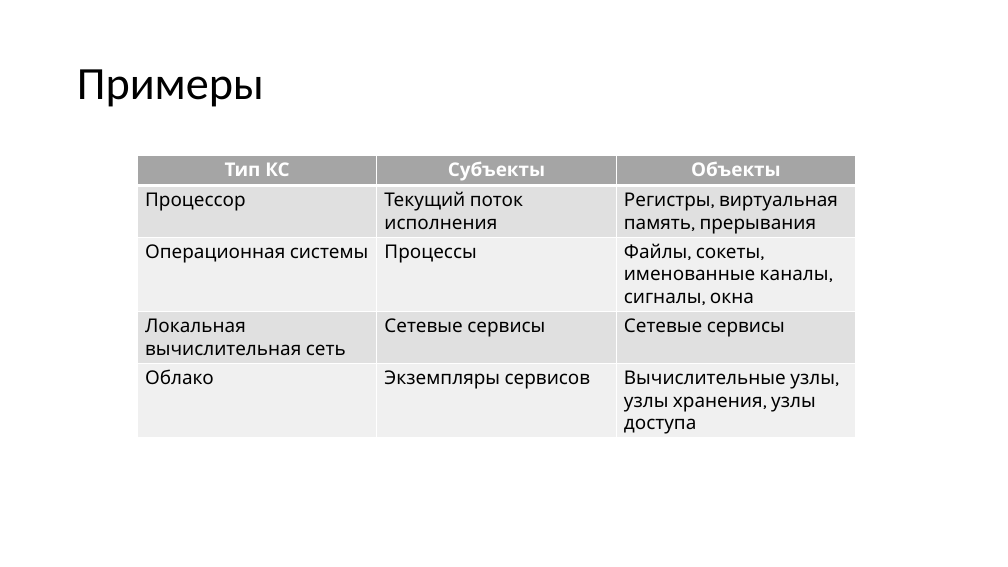
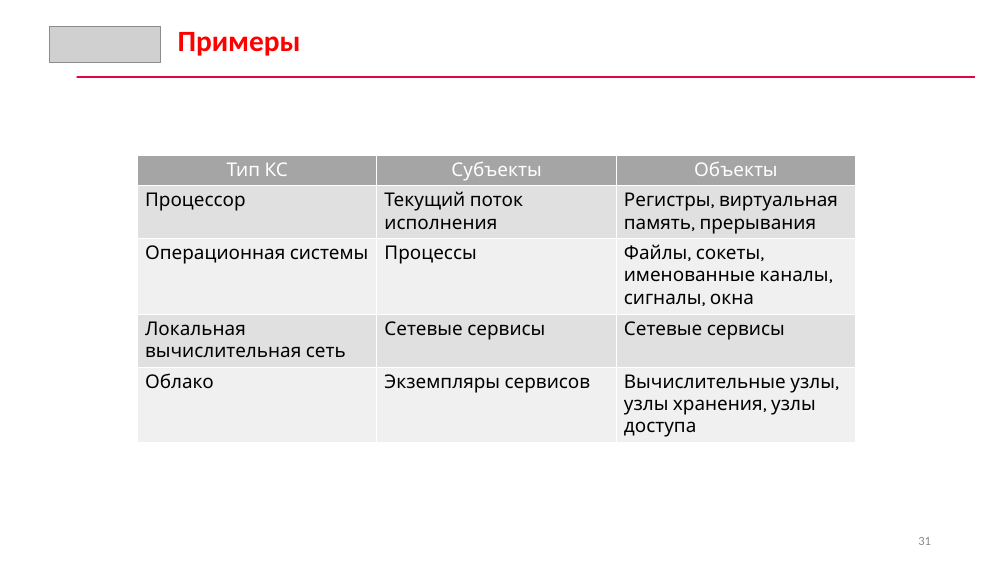
Before and after one commit to CyberLympha/AI-for-IS-Course, a slide deck: slide 31 of Лекции/Введение. Основы ИБ.pptx (slide 32 before the commit). Drawn at 1008x567 pixels with LibreOffice and Linux fonts; fonts in the diff are those of the drawing; grey boxes stand for pictures. Boxes give left, top, right and bottom in pixels: in the first picture for what was removed or moved away, otherwise in the second. Text is boxed around its words. In the diff, an @@ line names an element or a change of style, - is before the commit and + after.

```diff
--- a/Лекции/Введение. Основы ИБ.pptx
+++ b/Лекции/Введение. Основы ИБ.pptx
@@ picture added at (x1=50, y1=26, x2=161, y2=63) @@
@@ text "Примеры" moved from (x1=77, y1=69, x2=264, y2=107) to (x1=178, y1=32, x2=301, y2=56) @@
@@ text "Примеры" at (x1=178, y1=32, x2=301, y2=56): size 44 to 28 pt, text colour #000000 to #FF0000, bold on; line spacing 0.9 to 1; vertical alignment middle to top @@
@@ rectangle added at (x1=76, y1=76, x2=975, y2=78), fill #E20443 @@
@@ table at (x1=138, y1=155, x2=857, y2=443) @@
@@ bold off in "Тип КС", "Субъекты", "Объекты" @@
@@ page number added at (x1=918, y1=537, x2=931, y2=545), 12 pt, text #8C8C8C @@
+31
```
Also in this commit, not shown: 43 other slides changed, 8 slides added, 1 slide removed, 1 other file.
